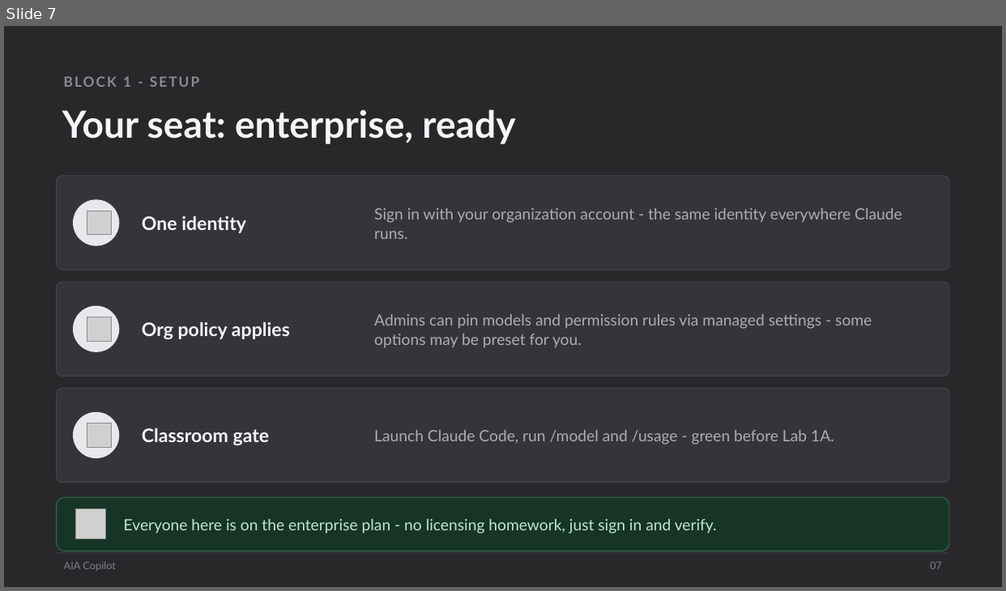
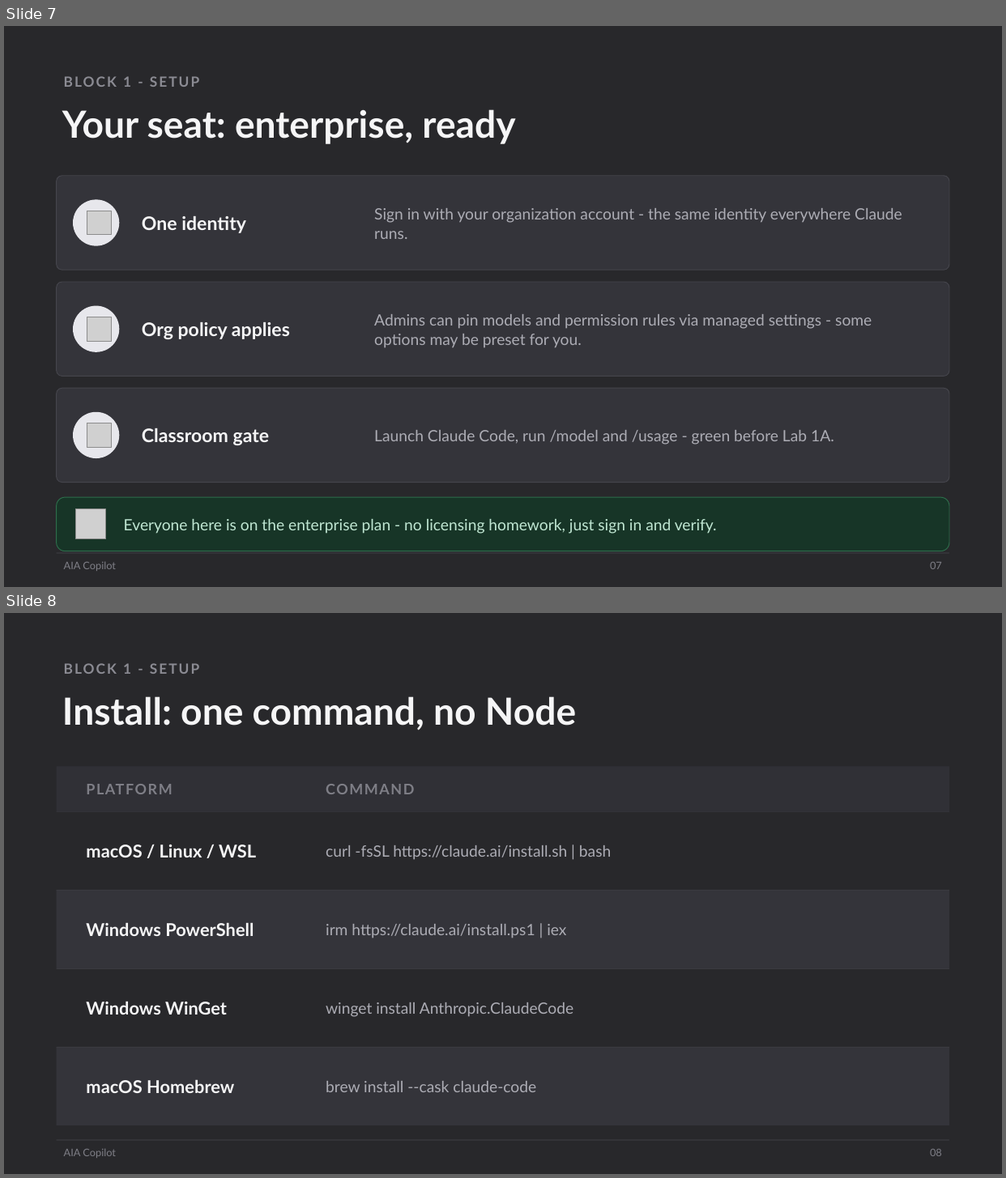
Before and after one commit to scottrhay/AIA-ClaudeCopilot, a slide deck: claude-code-3day/slides/Day1_Claude_Code_Fundamentals.pptx. Shown one above the other, each under a label of ours: slide 7 before the commit, slides 7 and 8 after it. The pictures are 1006x591 and 1006x1178 pixels, drawn with LibreOffice and Linux fonts; fonts in the diff are those of the drawing; grey boxes stand for pictures. Boxes give left, top, right and bottom in pixels: in the first picture for what was removed or moved away, otherwise in the second. Text is boxed around its words. In the diff, an @@ line names an element or a change of style, - is before the commit and + after.

Commit message:
Slide 8: exact install commands table (curl/irm/winget/brew); Lab 0 aligned

```diff
--- a/claude-code-3day/slides/Day1_Claude_Code_Fundamentals.pptx
+++ b/claude-code-3day/slides/Day1_Claude_Code_Fundamentals.pptx
@@ slide 8 added at (4, 613, 1002, 1174), background #28282B @@
@@ text added at (123, 663, 131, 674), 13.5 pt, text #8B8B93, bold @@
+BLOCK 1 - SETUP
@@ text added at (62, 696, 576, 730), 36 pt, text #F5F5F6, bold @@
+Install: one command, no Node
@@ rectangle added at (57, 766, 949, 811), fill #303036 @@
@@ text added at (86, 784, 172, 794), 14 pt, text #7E7E86, bold @@
+PLATFORM
@@ text added at (326, 784, 414, 794), 14 pt, text #7E7E86, bold @@
+COMMAND
@@ rectangle added at (57, 811, 949, 890), fill #28282B @@
@@ rectangle added at (57, 811, 949, 812), fill #3A3A40 @@
@@ text added at (86, 845, 256, 858), 17 pt, text #F5F5F6, bold @@
+macOS / Linux / WSL
@@ text added at (326, 845, 611, 860), 15 pt, text #ACACB4 @@
+curl -fsSL https://claude.ai/install.sh | bash
@@ rectangle added at (57, 890, 949, 969), fill #34343A @@
@@ rectangle added at (57, 890, 949, 891), fill #3A3A40 @@
@@ text added at (86, 922, 253, 936), 17 pt, text #F5F5F6, bold @@
+Windows PowerShell
@@ text added at (326, 924, 566, 938), 15 pt, text #ACACB4 @@
+irm https://claude.ai/install.ps1 | iex
@@ rectangle added at (57, 969, 949, 1047), fill #28282B @@
@@ rectangle added at (57, 969, 949, 969), fill #3A3A40 @@
@@ text added at (86, 1001, 227, 1015), 17 pt, text #F5F5F6, bold @@
+Windows WinGet
@@ text added at (326, 1003, 573, 1017), 15 pt, text #ACACB4 @@
+winget install Anthropic.ClaudeCode
@@ rectangle added at (57, 1047, 949, 1126), fill #34343A @@
@@ rectangle added at (57, 1047, 949, 1048), fill #3A3A40 @@
@@ text added at (86, 1080, 234, 1093), 17 pt, text #F5F5F6, bold @@
+macOS Homebrew
@@ text added at (326, 1081, 536, 1093), 15 pt, text #ACACB4 @@
+brew install --cask claude-code
@@ rectangle added at (57, 1140, 949, 1141), fill #3A3A40 @@
@@ text added at (64, 1149, 116, 1158), 10 pt, text #7E7E86 @@
+AIA Copilot
@@ text added at (930, 1149, 942, 1157), 10 pt, text #7E7E86 @@
+08
```
Also in this commit, not shown: 1 slide removed, 1 other file.
